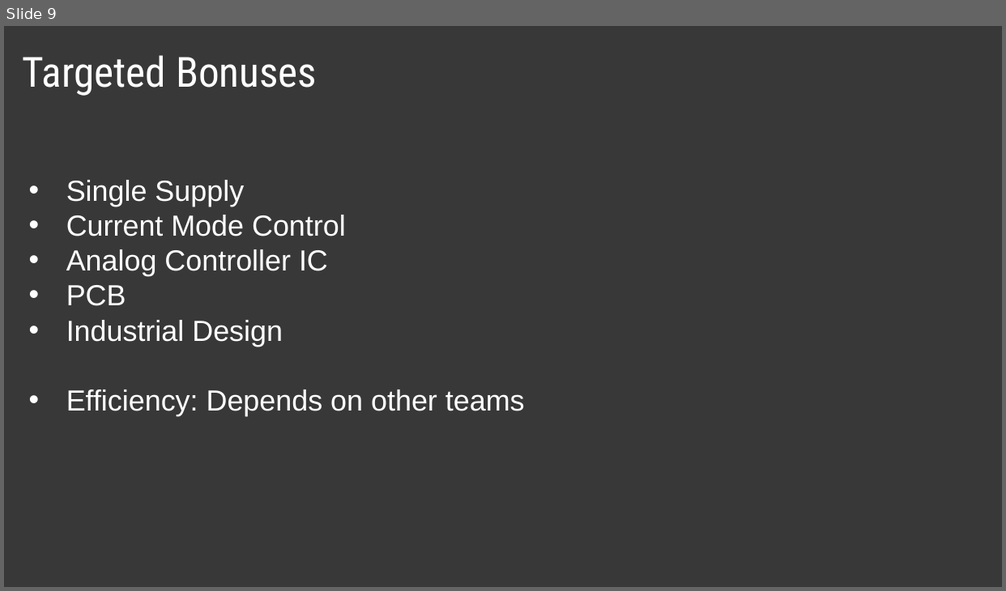
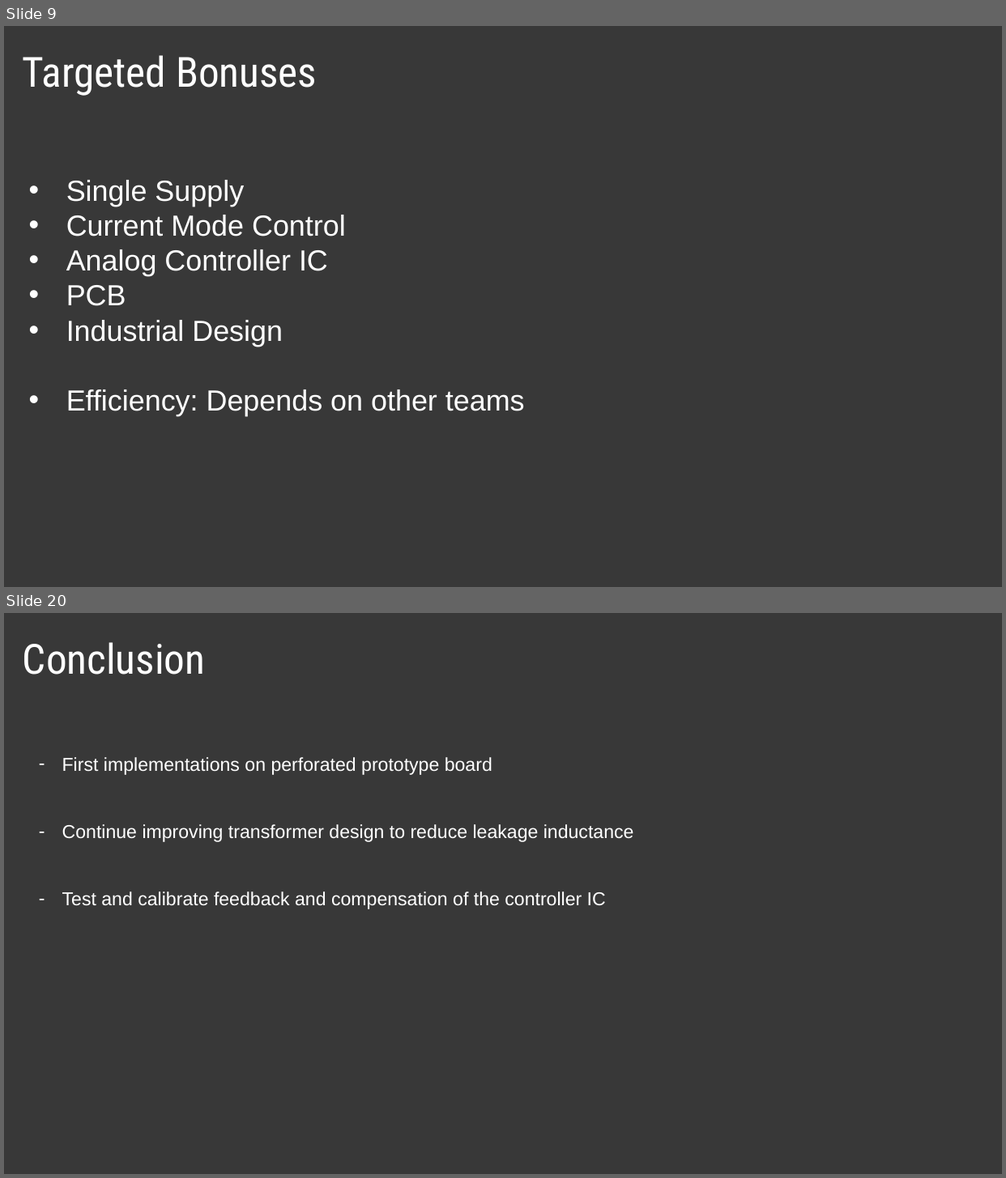
Before and after one commit to Mehmet-Emre-Dogan/EE464_2022-2023_TermProject, a slide deck: presentation/presentation.pptx. Shown one above the other, each under a label of ours: slide 9 before the commit, slides 9 and 20 after it; the slides between them are not shown. The pictures are 1006x591 and 1006x1178 pixels, drawn with LibreOffice and Linux fonts; fonts in the diff are those of the drawing. Boxes give left, top, right and bottom in pixels: in the first picture for what was removed or moved away, otherwise in the second. Text is boxed around its words. In the diff, an @@ line names an element or a change of style, - is before the commit and + after.

```diff
--- a/presentation/presentation.pptx
+++ b/presentation/presentation.pptx
@@ slide 20 added at [4,613,1002,1174], background #383838 @@
@@ title added at [23,642,206,675], 40 pt, text #FFFFFF @@
+Conclusion
@@ text added at [62,757,634,909], 18 pt, text #FFFFFF @@
+– First implementations on perforated prototype board
+– Continue improving transformer design to reduce leakage inductance
+– Test and calibrate feedback and compensation of the controller IC
```
Also in this commit, not shown: 1 slide changed, 10 other slides added, 4 other files.
